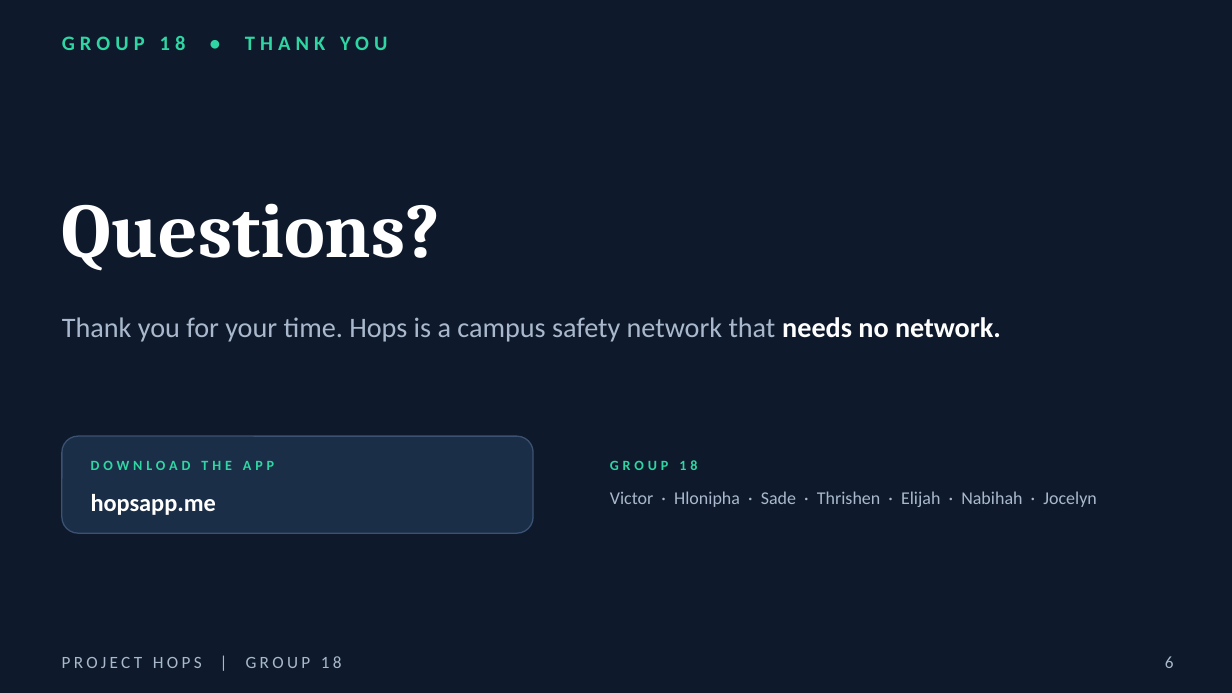
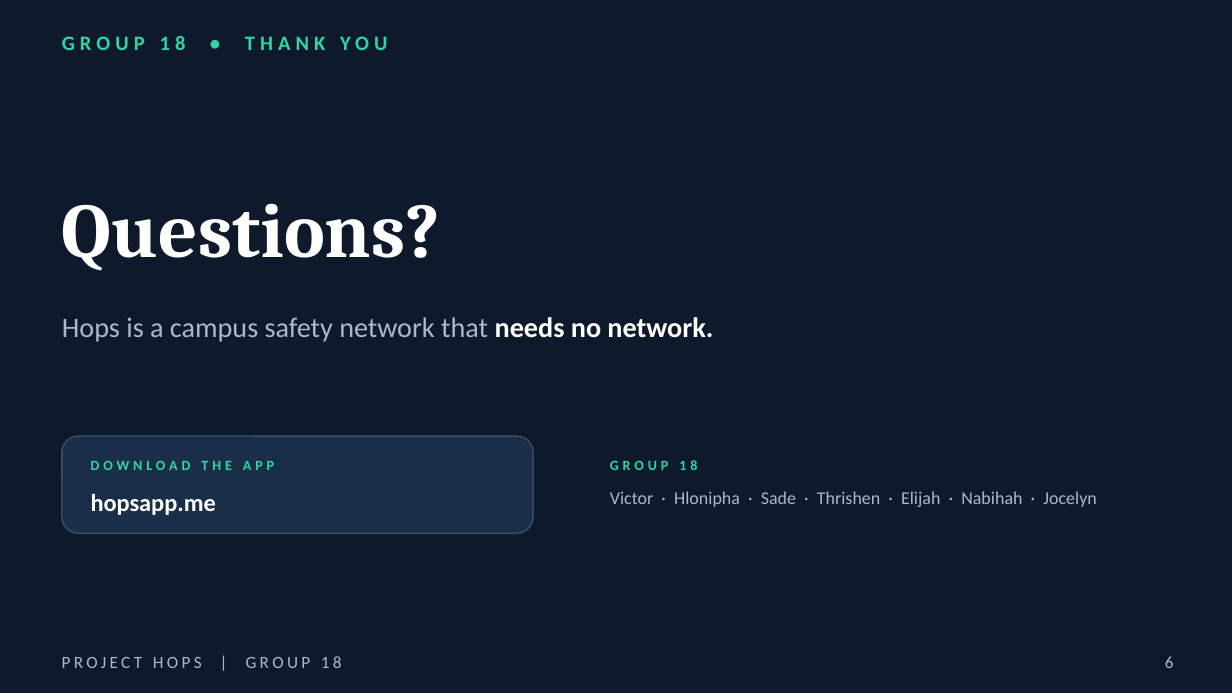
Before and after one commit to victorSam-Ehumadu/Hops_Project, a slide deck: slide 6 of docs/Project_Hops_-_Group_18_Engineering_Deck_v2.pptx. Drawn at 1232x693 pixels with LibreOffice and Linux fonts; fonts in the diff are those of the drawing; background and template pictures are left out. Boxes give left, top, right and bottom in pixels: in the first picture for what was removed or moved away, otherwise in the second. Text is boxed around its words. In the diff, an @@ line names an element or a change of style, - is before the commit and + after.

```diff
--- a/docs/Project_Hops_-_Group_18_Engineering_Deck_v2.pptx
+++ b/docs/Project_Hops_-_Group_18_Engineering_Deck_v2.pptx
@@ text at <box>62,317,713,342</box>: text changed @@
-Thank you for your time. Hops is a campus safety network that needs no network.
+Hops is a campus safety network that needs no network.
```
Also in this commit, not shown: 2 slides added, 1 slide removed, 1 other file.
